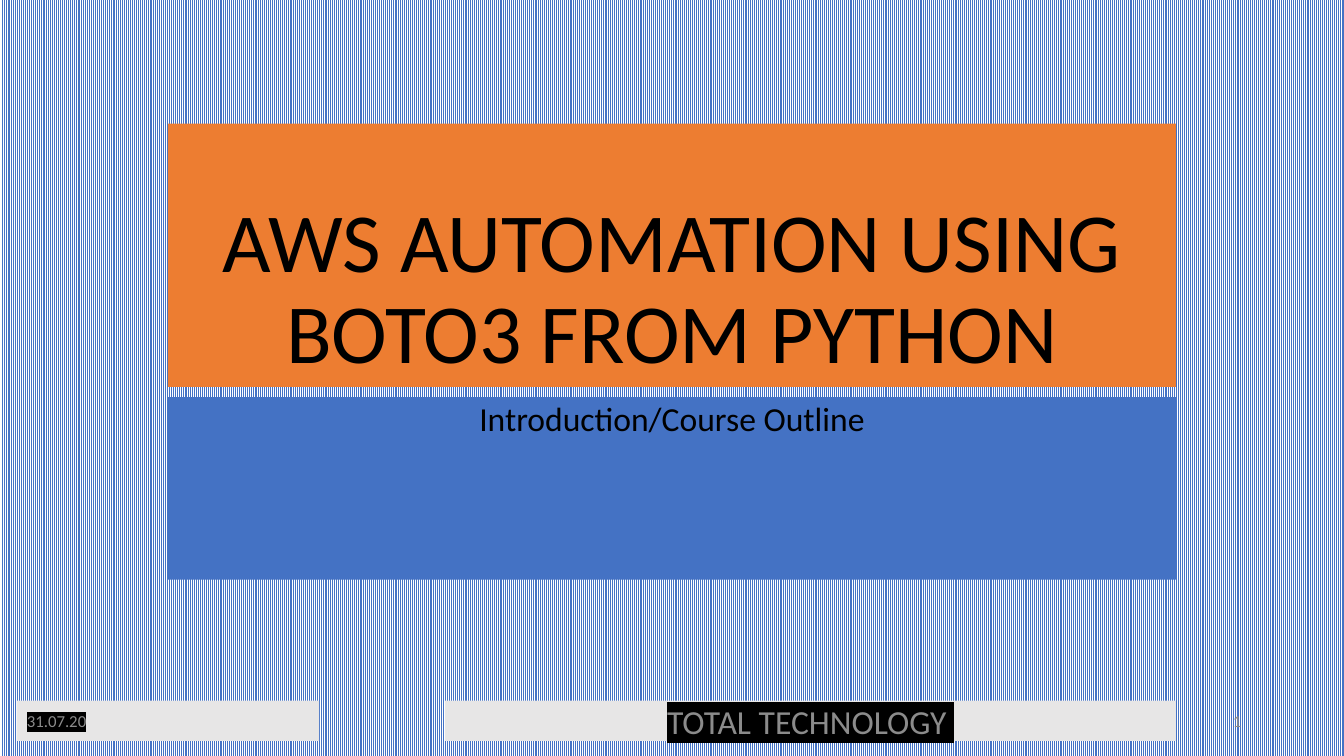
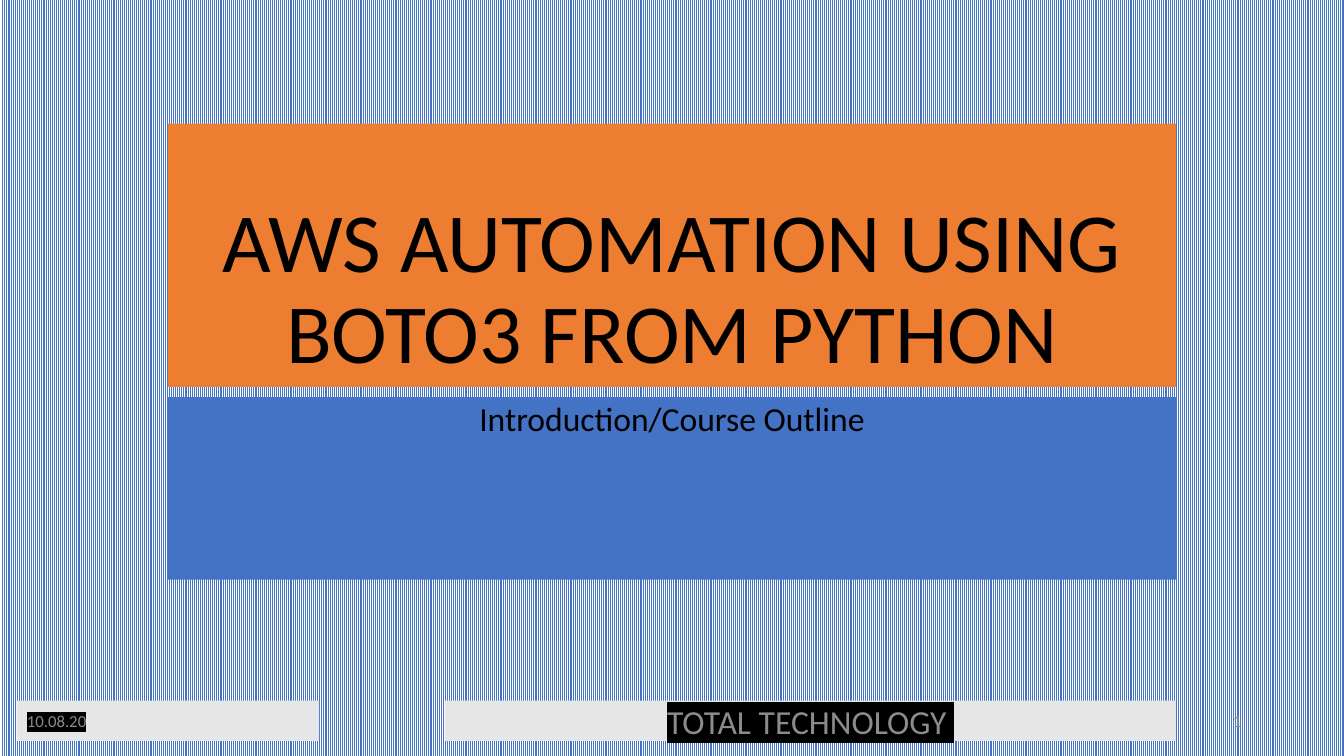
Before and after one commit to ronidas39/awsboto3, a slide deck: slide 1 of AWS_Automation_Tutorial_Intro.pptx. Drawn at 1344x756 pixels with LibreOffice and Linux fonts; fonts in the diff are those of the drawing. Boxes give left, top, right and bottom in pixels: in the first picture for what was removed or moved away, otherwise in the second. Text is boxed around its words. In the diff, an @@ line names an element or a change of style, - is before the commit and + after.

```diff
--- a/AWS_Automation_Tutorial_Intro.pptx
+++ b/AWS_Automation_Tutorial_Intro.pptx
@@ text in rectangle at <box>27,715,86,727</box>: text changed @@
-31.07.20
+10.08.20
```
Also in this commit, not shown: 3 other slides changed, 1 slide added, 5 other files.
